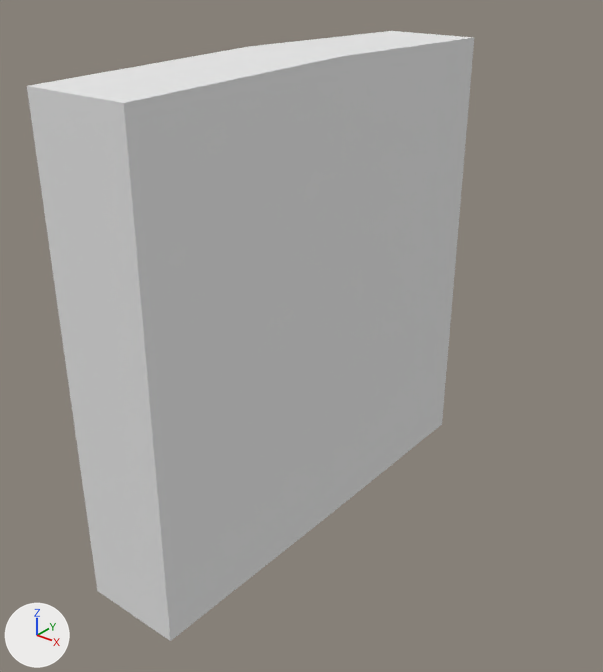
The Blender file projects/marloth/client/assets/blend/models/architecture/architecture.blend: old version first, new version second.
One viewpoint serves both versions: a 50 mm camera at (4.13, -5.06, 2.85) aimed at (0.12, -0.05, -0.25). The axes (+X, +Y, +Z) are drawn at lower left. The lights are the same throughout. The same objects are shown in both versions, whatever each file hides.

Objects in the first picture: 'square-wall'.
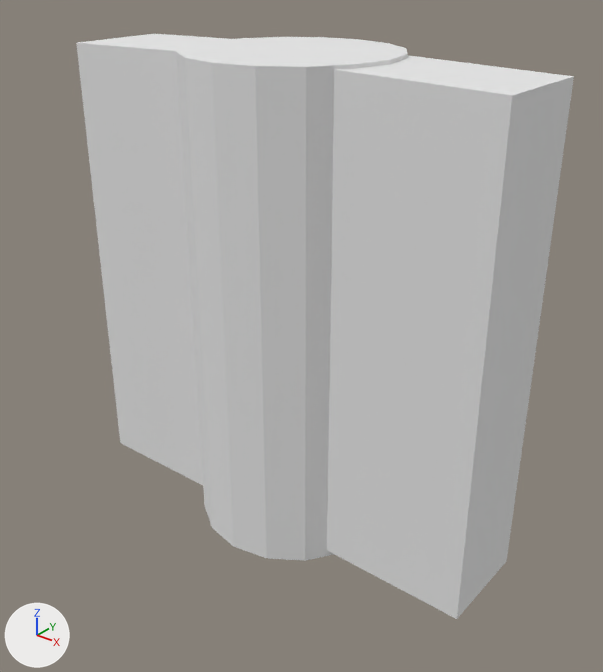
Where the newer file only moved an object's origin or applied its transform, the numbers keep the older frame.

Edits to the bpy script that builds the scene:
```text
Change me_square_wall:
    where me_square_wall.from_pydata(...)  # 12 vertices, 10 faces; spans x -0.46..0.45, y -2.0..2.0, z -2.0..2.04
    used by ob_square_wall; location = (0.0, 0.0, 0.0)
    me_square_wall part 1: the whole mesh is turned 90 degrees about the z axis through its middle
Add me_filler_column:
    me_filler_column.from_pydata(...)  # a 16-sided cylinder along z spanning x -0.86..0.86, y -0.86..0.86, z -2.05..2.05
    me_filler_column.materials.append(mat_reference)  # white #e7e7e7
Add ob_filler_column:
    ob_filler_column = bpy.data.objects.new('filler-column', me_filler_column)
    ob_filler_column.location = (0.0, 0.0, 0.0)
```

Boxes [x1, y1, x2, y2] around the edits, measured in the pictures (603 x 672 px):
'square-wall', mesh turned
    before: [27, 31, 474, 641]
    after: [76, 34, 574, 619]
'filler-column', added
    after: [176, 37, 408, 561]
